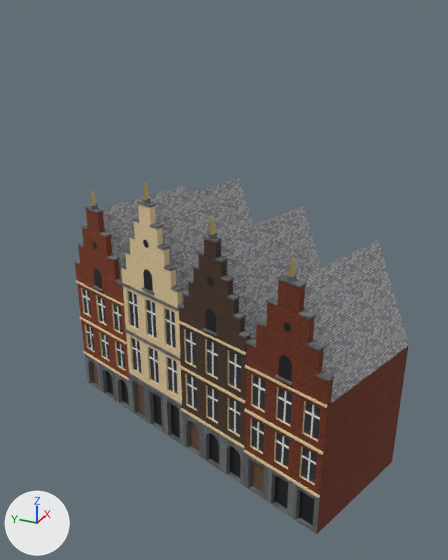
Renders of the glTF model viewer/districts/2000-antwerpen/landmarks/496929324.glb from each side of a commit.
The view is the same before and after, from a 50 mm lens placed at (-66.0, 209.2, 33.4), pointed at (-26.8, 226.8, 13.8). The lights are fixed; the arrows at lower left show +X, +Y and +Z. The older version comes first. Vertices at exactly the same position are counted once.

Objects in the first picture: 'bldg_496929324_landmark'.
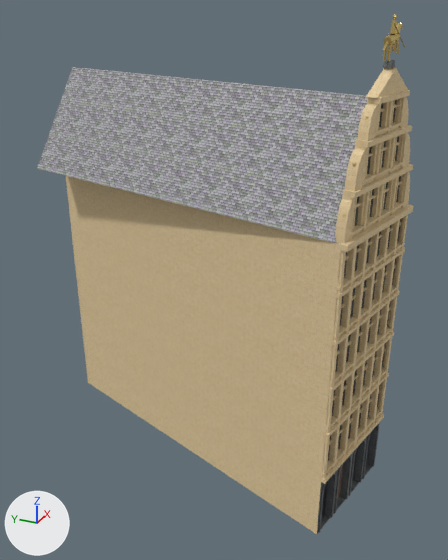
Pixel boxes (x1, y1, x2, y2) of what changed, in the pictures (448 x 560 px; the box of a moved part takes in the faces that stretch with it):
'bldg_496929324_landmark', reshaped, moved, rescaled (12% wider, 46% taller): before (74, 178, 409, 534); after (37, 15, 414, 534)
part 1 of me_bldg_496929324_landmark, moved or reshaped: before (291, 257, 295, 262); after (383, 60, 395, 68)
part 2 of me_bldg_496929324_landmark, moved or reshaped: before (243, 450, 320, 498); after (321, 415, 384, 484)
part 3 of me_bldg_496929324_landmark, moved or reshaped (not visible afterwards): before (302, 455, 316, 465)
part 4 of me_bldg_496929324_landmark, moved or reshaped: before (244, 408, 324, 455); after (322, 462, 335, 476)
part 5 of me_bldg_496929324_landmark, moved or reshaped: before (251, 426, 264, 435); after (336, 450, 345, 462)
part 6 of me_bldg_496929324_landmark, moved or reshaped: before (304, 410, 320, 420); after (350, 418, 354, 423)
part 7 of me_bldg_496929324_landmark, moved or reshaped: before (181, 408, 245, 449); after (346, 440, 355, 451)
part 8 of me_bldg_496929324_landmark, moved or reshaped (not visible afterwards): before (277, 396, 292, 405)
part 9 of me_bldg_496929324_landmark, rebuilt (43% taller): before (77, 283, 408, 534); after (66, 174, 405, 534)
part 10 of me_bldg_496929324_landmark, deleted: before (74, 178, 409, 481)
part 11 of me_bldg_496929324_landmark, built on: before (246, 324, 333, 405); after (37, 15, 414, 481)

The edits, one by one:
me_bldg_496929324_landmark is used by ob_bldg_496929324_landmark; location (-25.84, 227.11, 10.76); scale (14.2, 14.2, 14.2).
me_bldg_496929324_landmark had 1952 vertices, 2816 faces and spanned x -0.65..0.65, y -1.0..1.0, z -0.75..0.75.
me_bldg_496929324_landmark now has 2815 vertices, 4192 faces and spans x -0.57..0.57, y -0.87..0.87, z -1.0..1.0.
me_bldg_496929324_landmark part 1: the loose piece of 12 vertices spanning x -0.56..-0.54, y -0.56..-0.54, z 0.6..0.61 is turned 95.6 degrees about the z axis through its middle and scaled by 1.74, then moved by (0.26, -0.21, 0.25), in mat_lm_bluestone.
me_bldg_496929324_landmark part 2: the loose piece of 8 vertices spanning x -0.65..-0.48, y -0.77..-0.32, z -0.52..-0.51 is turned 95.6 degrees about the z axis through its middle and scaled by 1.17, then moved by (0.27, -0.24, -0.2).
me_bldg_496929324_landmark part 3: the loose piece of 8 vertices spanning x -0.62..-0.59, y -0.74..-0.65, z -0.35 is scaled about its middle by (-2.51, 0.224, 1.05), then moved by (0.09, -0.02, -0.22), in mat_lm_stone_white.
me_bldg_496929324_landmark part 4: the loose piece of 8 vertices spanning x -0.65..-0.48, y -0.77..-0.32, z -0.26..-0.25 is scaled about its middle by (-0.577, 0.05, 0.763), then moved by (0.05, -0.19, -0.42).
me_bldg_496929324_landmark part 5: the loose piece of 8 vertices spanning x -0.52..-0.48, y -0.44..-0.36, z -0.35 is turned 95.6 degrees about the z axis through its middle and scaled by 1.07, then moved by (0.07, -0.35, -0.32), in mat_lm_stone_white.
me_bldg_496929324_landmark part 6: the loose piece of 8 vertices spanning x -0.62..-0.59, y -0.74..-0.65, z -0.1..-0.09 is scaled about its middle by (-2.51, 0.224, 1.03), then moved by (0.27, -0.06, -0.47), in mat_lm_stone_white.
me_bldg_496929324_landmark part 7: the loose piece of 8 vertices spanning x -0.49..-0.33, y -0.32..0.12, z -0.5..-0.48 is scaled about its middle by (-0.577, 0.05, 0.772), then moved by (0.07, -0.67, -0.18).
me_bldg_496929324_landmark part 8: the loose piece of 8 vertices spanning x -0.57..-0.53, y -0.59..-0.51, z -0.1..-0.09 is scaled about its middle by (-2.51, 0.223, 1.03), then moved by (0.04, -0.17, -0.26), in mat_lm_stone_white.
me_bldg_496929324_landmark part 9: the loose piece of 732 vertices spanning x -0.64..0.64, y -1.0..1.0, z -0.75..0.13 is rebuilt with 838 vertices and now spans x -0.56..0.57, y -0.85..0.83, z -1.0..0.47.
me_bldg_496929324_landmark part 10: 134 loose pieces with 1127 vertices, spanning x -0.65..0.65, y -1.0..1.0, z -0.52..0.75, are deleted.
me_bldg_496929324_landmark part 11: 17 vertices removed from x -0.64..-0.46, y -0.77..-0.33, z -0.01..0.5; 1901 vertices added at x -0.57..0.36, y -0.87..0.87, z -0.71..1.0.
Other edits to the shape of me_bldg_496929324_landmark do not show in these pictures.
me_bldg_496929324_landmark no longer uses material mat_lm_brick_red.
me_bldg_496929324_landmark no longer uses material mat_lm_brick_brown.
me_bldg_496929324_landmark no longer uses material mat_lm_brick_dark.
me_bldg_496929324_landmark no longer uses material mat_lm_frame_white (white #ecece8).
Object 'bldg_496929324_landmark' (ob_bldg_496929324_landmark) moves from (-25.84, 227.11, 10.76) to (-25.86, 227.83, 16.33).
Object 'bldg_496929324_landmark' (ob_bldg_496929324_landmark) is rescaled from (14.2, 14.2, 14.2) to (16.2, 16.2, 16.2).
